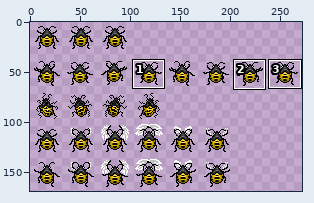
Sprite sheet: GAME1017_Template_W01/Img/Player.png. Above: a wide view before the commit, with the close-up outlined.
Close-up. Before:
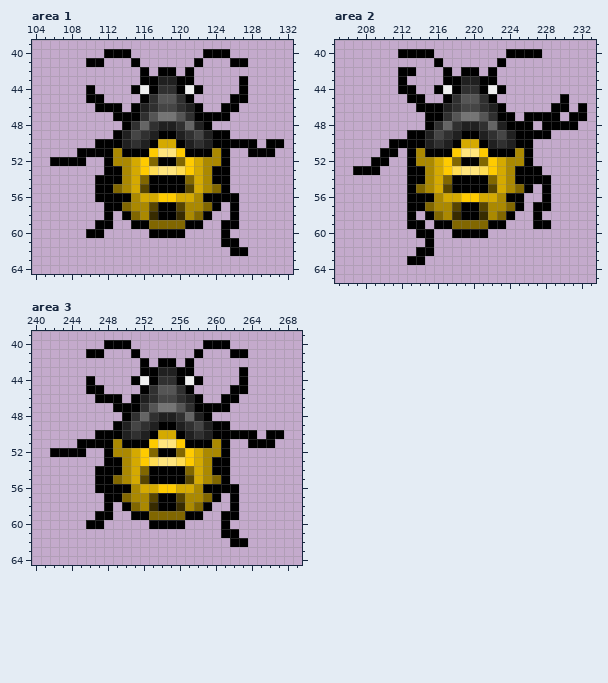
The file is 272x170 pixels. Shown: area 1: x 104..132, y 39..64; area 2: x 205..233, y 39..65; area 3: x 240..269, y 39..64. The wide view leaves out empty margins. The commit also changed other parts of the picture, which this record leaves out.
And afterwards:
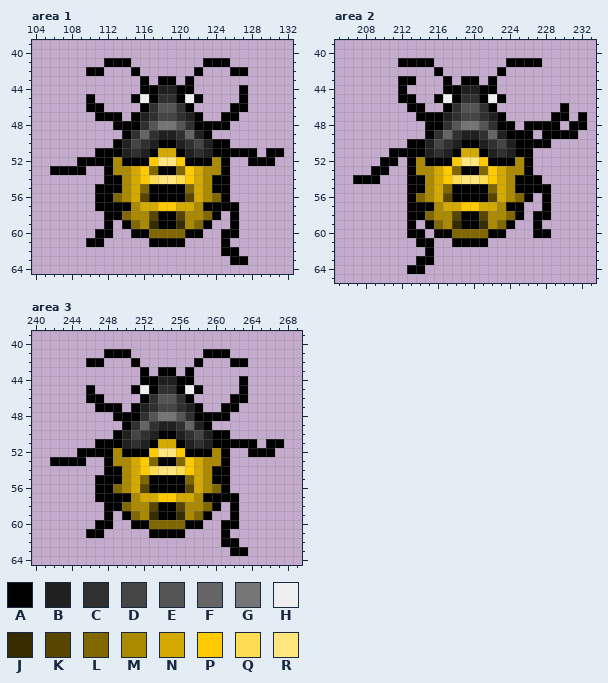
Palette (. is transparent): A #000000  B #202020  C #303030  D #454545  E #555555  F #656565  G #757575  H #efefef  J #372b00  K #574500  L #816700  M #ab8900  N #d5aa00  P #ffcb00  Q #ffdd53  R #ffe57d
Edits made:
Area 1:
y 40: x 112..114 AAA -> ...; x 123..125 AAA -> ...
y 41: x 110..115 AA...A -> ..AAA.; x 122..127 A...AA -> .AAA..
y 42: x 110..111 .. -> AA; x 115..116 .A -> A.; x 118..119 AA -> ..; x 121..122 A. -> .A; x 126..127 .. -> AA
y 43: x 117..120 ABBA -> .AA.; x 127 A -> .
y 44: x 110 A -> .; x 115..116 AH -> .A; x 118..119 CC -> BB; x 121..122 HA -> A.
y 45: x 111 A -> .; x 115..122 .ACEECA. -> AHACCAHA; x 126 A -> .
y 46: x 110 . -> A; x 112..113 AA -> ..; x 115..116 AB -> .A; x 118..119 DD -> EE; x 121..122 BA -> A.; x 125 A -> .; x 127 . -> A
y 47: x 111..112 .. -> AA; x 114 A -> .; x 116..121 CEGGEC -> BCDDCB; x 123..124 AA -> ..; x 126 . -> A
y 48: x 113 . -> A; x 115..122 CFCBBCFB -> ACEGGECA; x 124..125 .. -> AA
y 49: x 113..125 ABDCBAABCDBAA -> .ACFCBBCFBA..
y 50: x 111..112 AA -> ..; x 115..122 CBANNABC -> DCBAABCD; x 126..128 AAA -> ...; x 130..131 AA -> ..
y 51: x 109..110 AA -> ..; x 113..124 MAAAPRRPAAAM -> ABCBANNABCBA; x 126..127 .. -> AA; x 129 A -> .; x 131 . -> A
y 52: x 106..108 AAA -> ...; x 110..111 .. -> AA; x 114..123 MNPLAALPNM -> AAAPRRPAAA; x 128..130 ... -> AAA
y 53: x 106..109 .... -> AAAA; x 113 A -> M; x 117..120 QRRQ -> LAAL; x 124 A -> M
y 54: x 111 A -> .; x 116..121 LAAAAL -> PQRRQP
y 55: x 113 L -> A; x 116 K -> L; x 121 K -> L; x 124 L -> A
y 56: x 113..124 AAMNNPPNNMAA -> LMNKAAAAKNML; x 126 A -> .
y 57: x 111 . -> A; x 114 L -> A; x 116..121 MKAAKM -> NNPPNN; x 123 L -> A; x 125 . -> A
y 58: x 113..115 .AL -> ALM; x 117 J -> K; x 120 J -> K; x 122..124 LA. -> MLA
y 59: x 111 A -> .; x 114..123 .AALLLLAA. -> ALMJAAJMLA; x 125 A -> .
y 60: x 110 A -> .; x 112 . -> A; x 115..122 ..AAAA.. -> AALLLLAA; x 126 . -> A
y 61: x 110..111 .. -> AA; x 117..120 .... -> AAAA; x 126 A -> .
y 62: x 125 . -> A; x 127 A -> .
y 63: x 126..127 .. -> AA
Area 2:
y 40: x 212..215 AAAA -> ....; x 224..227 AAAA -> ....
y 41: x 212..216 ....A -> AAAA.; x 223..227 A.... -> .AAAA
y 42: x 212..213 AA -> ..; x 216..217 .A -> A.; x 219..220 AA -> ..; x 222..223 A. -> .A
y 43: x 213 . -> A; x 218..221 ABBA -> .AA.
y 44: x 213 A -> .; x 216..217 AH -> .A; x 219..220 CC -> BB; x 222..223 HA -> A.
y 45: x 212 . -> A; x 214 A -> .; x 216..223 .ACEECA. -> AHACCAHA; x 230 A -> .
y 46: x 213 . -> A; x 215..217 AAB -> ..A; x 219..220 DD -> EE; x 222..223 BA -> A.; x 229 A -> .; x 232 A -> .
y 47: x 214 . -> A; x 217..222 CEGGEC -> BCDDCB; x 224 A -> .; x 226..228 AAA -> ...; x 230..231 .A -> A.
y 48: x 216..223 CFCBBCFB -> ACEGGECA; x 225 A -> .; x 227 . -> A; x 230 A -> .; x 232 . -> A
y 49: x 213..224 AABDCBAABCDB -> ..ACFCBBCFBA; x 227 A -> .; x 229..231 ... -> AAA
y 50: x 211..212 AA -> ..; x 216..223 CBANNABC -> DCBAABCD; x 227..228 .. -> AA
y 51: x 210 A -> .; x 212 . -> A; x 214..225 MAAAPRRPAAAM -> ABCBANNABCBA
y 52: x 209 A -> .; x 211 . -> A; x 215..224 MNPLAALPNM -> AAAPRRPAAA
y 53: x 207..208 AA -> ..; x 210 . -> A; x 214 A -> M; x 218..221 QRRQ -> LAAL; x 225 A -> M; x 227 A -> .
y 54: x 207..209 ... -> AAA; x 217..222 LAAAAL -> PQRRQP; x 228 A -> .
y 55: x 214 L -> A; x 217 K -> L; x 222 K -> L; x 225 L -> A; x 227 . -> A
y 56: x 214..226 AAMNNPPNNMAA. -> LMNKAAAAKNMLA
y 57: x 215 L -> A; x 217..222 MKAAKM -> NNPPNN; x 224 L -> A; x 227 A -> .
y 58: x 214..216 .AL -> ALM; x 218 J -> K; x 221 J -> K; x 223..225 LA. -> MLA; x 228 . -> A
y 59: x 214..224 A.AALLLLAA. -> .ALMJAAJMLA; x 228 A -> .
y 60: x 213 . -> A; x 215..223 A..AAAA.. -> .AALLLLAA; x 227..228 .. -> AA
y 61: x 214 . -> A; x 218..221 .... -> AAAA
y 62: x 214 A -> .
y 63: x 213 A -> .; x 215 . -> A
y 64: x 213..214 .. -> AA
Area 3:
y 40: x 248..250 AAA -> ...; x 259..261 AAA -> ...
y 41: x 246..251 AA...A -> ..AAA.; x 258..263 A...AA -> .AAA..
y 42: x 246..247 .. -> AA; x 251..252 .A -> A.; x 254..255 AA -> ..; x 257..258 A. -> .A; x 262..263 .. -> AA
y 43: x 253..256 ABBA -> .AA.; x 263 A -> .
y 44: x 246 A -> .; x 251..252 AH -> .A; x 254..255 CC -> BB; x 257..258 HA -> A.
y 45: x 247 A -> .; x 251..258 .ACEECA. -> AHACCAHA; x 262 A -> .
y 46: x 246 . -> A; x 248..249 AA -> ..; x 251..252 AB -> .A; x 254..255 DD -> EE; x 257..258 BA -> A.; x 261 A -> .; x 263 . -> A
y 47: x 247..248 .. -> AA; x 250 A -> .; x 252..257 CEGGEC -> BCDDCB; x 259..260 AA -> ..; x 262 . -> A
y 48: x 249 . -> A; x 251..258 CFCBBCFB -> ACEGGECA; x 260..261 .. -> AA
y 49: x 249..261 ABDCBAABCDBAA -> .ACFCBBCFBA..
y 50: x 247..248 AA -> ..; x 251..258 CBANNABC -> DCBAABCD; x 262..264 AAA -> ...; x 266..267 AA -> ..
y 51: x 245..246 AA -> ..; x 249..260 MAAAPRRPAAAM -> ABCBANNABCBA; x 262..263 .. -> AA; x 265 A -> .; x 267 . -> A
y 52: x 242..244 AAA -> ...; x 246..247 .. -> AA; x 250..259 MNPLAALPNM -> AAAPRRPAAA; x 264..266 ... -> AAA
y 53: x 242..245 .... -> AAAA; x 249 A -> M; x 253..256 QRRQ -> LAAL; x 260 A -> M
y 54: x 247 A -> .; x 252..257 LAAAAL -> PQRRQP
y 55: x 249 L -> A; x 252 K -> L; x 257 K -> L; x 260 L -> A
y 56: x 249..260 AAMNNPPNNMAA -> LMNKAAAAKNML; x 262 A -> .
y 57: x 247 . -> A; x 250 L -> A; x 252..257 MKAAKM -> NNPPNN; x 259 L -> A; x 261 . -> A
y 58: x 249..251 .AL -> ALM; x 253 J -> K; x 256 J -> K; x 258..260 LA. -> MLA
y 59: x 247 A -> .; x 250..259 .AALLLLAA. -> ALMJAAJMLA; x 261 A -> .
y 60: x 246 A -> .; x 248 . -> A; x 251..258 ..AAAA.. -> AALLLLAA; x 262 . -> A
y 61: x 246..247 .. -> AA; x 253..256 .... -> AAAA; x 262 A -> .
y 62: x 261 . -> A; x 263 A -> .
y 63: x 262..263 .. -> AA
Boxes around the changes in both close-ups, in picture pixels (x1, y1, x2, y2):
changed: (50, 49, 284, 265)
changed: (353, 49, 587, 274)
changed: (50, 340, 284, 556)
